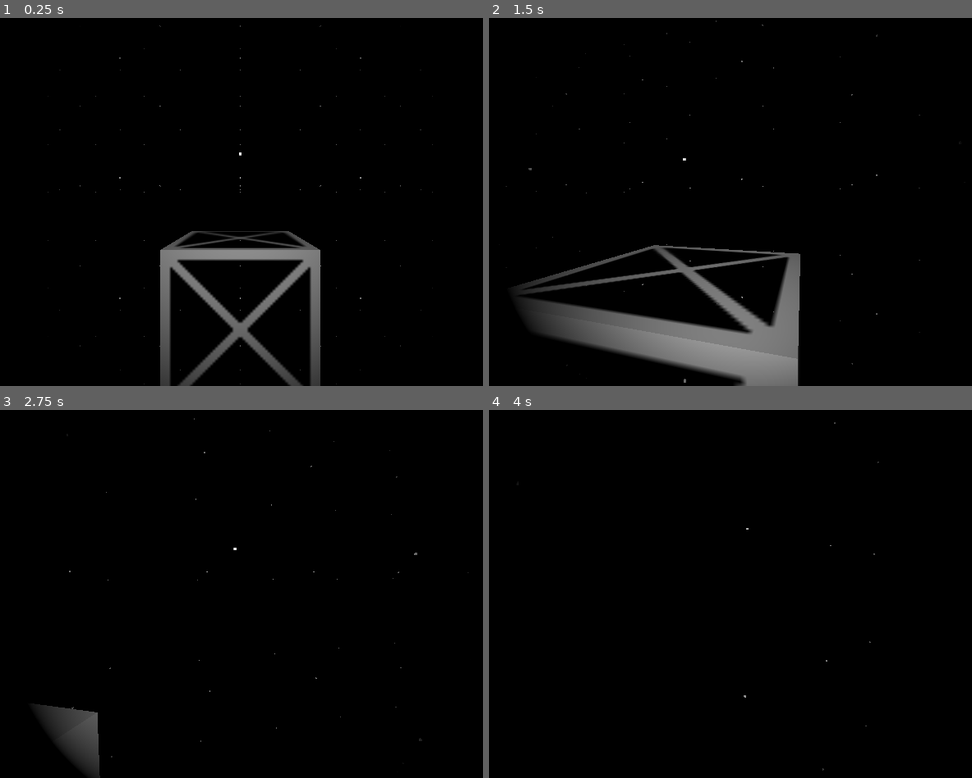
Above: before the commit, frames 1-4 (two rows, left to right).
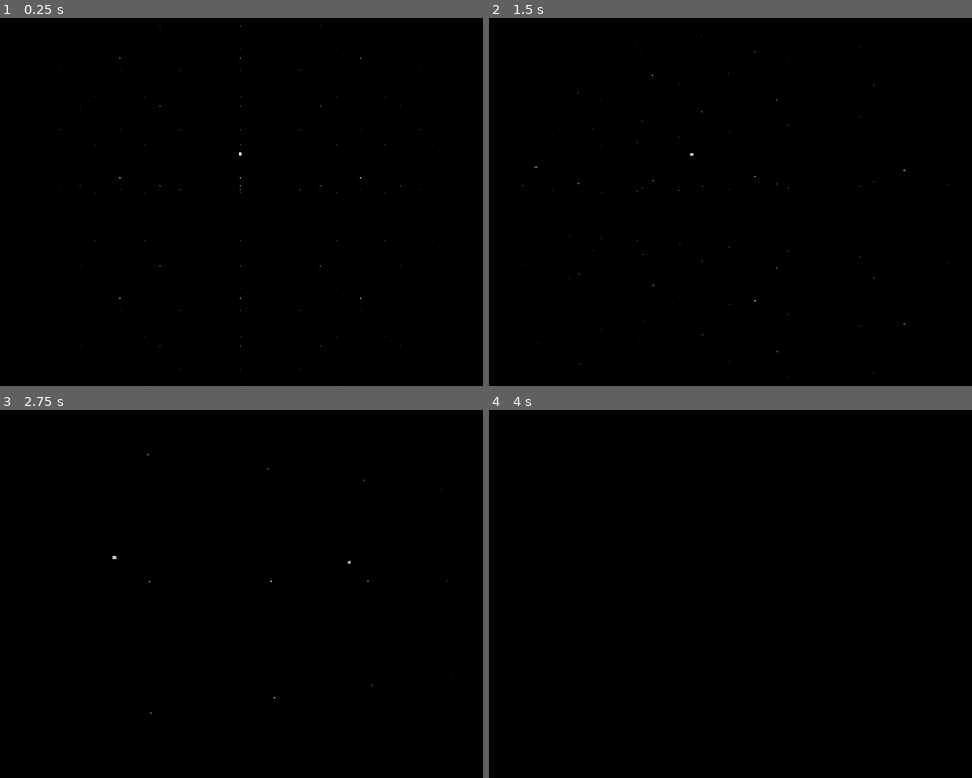
Above: after the commit, the same moments.

Repository: Griiimon/Cosmic-Constructors
Game: Godot game, scene res://game/game.tscn
Same seed, same stepped clock (60 frames per second), same inputs: the game is played once before the commit and once after it.
Inputs (mouse positions are in pixels of both pictures, inside the frame that each line leads up to):
- Up to frame 1 (0.25 s): no input
- Up to frame 2 (1.5 s): tap Enter at 0.5 s; move the mouse to (764, 202) at 0.52 s; hold Shift (move_forward) from 0.53 s (still down); move the mouse to (696, 202) at 1.27 s
- Up to frame 3 (2.75 s): keep holding Shift (move_forward); move the mouse to (255, 586) at 2.02 s
- Up to frame 4 (4 s): keep holding Shift (move_forward); move the mouse to (720, 601) at 2.77 s; tap Space at 3.5 s; move the mouse to (778, 597) at 3.52 s

The runs differ from the first frame. In frame 1, 5.0% of the frame differs, in the area x 33-67%, y 57-100%; in frame 2, 9.9%, in the area x 3-96%, y 0-100%; in frame 3, 1.5%; in frame 4, less than 0.1%.
Error after the commit: Parse Error: Identifier "Global" not declared in the current scope. (res://game/core/grid/block_grid.gd:10)

Commit message:
set collision layer

Diff:
--- a/game/core/grid/block_grid.gd
+++ b/game/core/grid/block_grid.gd
@@ -4,6 +4,10 @@
 
 var blocks: Dictionary
 
+
+
+func _ready() -> void:
+	collision_layer= Global.GRID_COLLISION_LAYER
 
 
 func add_block(block: Block, pos: Vector3i, block_rotation: Vector3i= Vector3i.ZERO):
